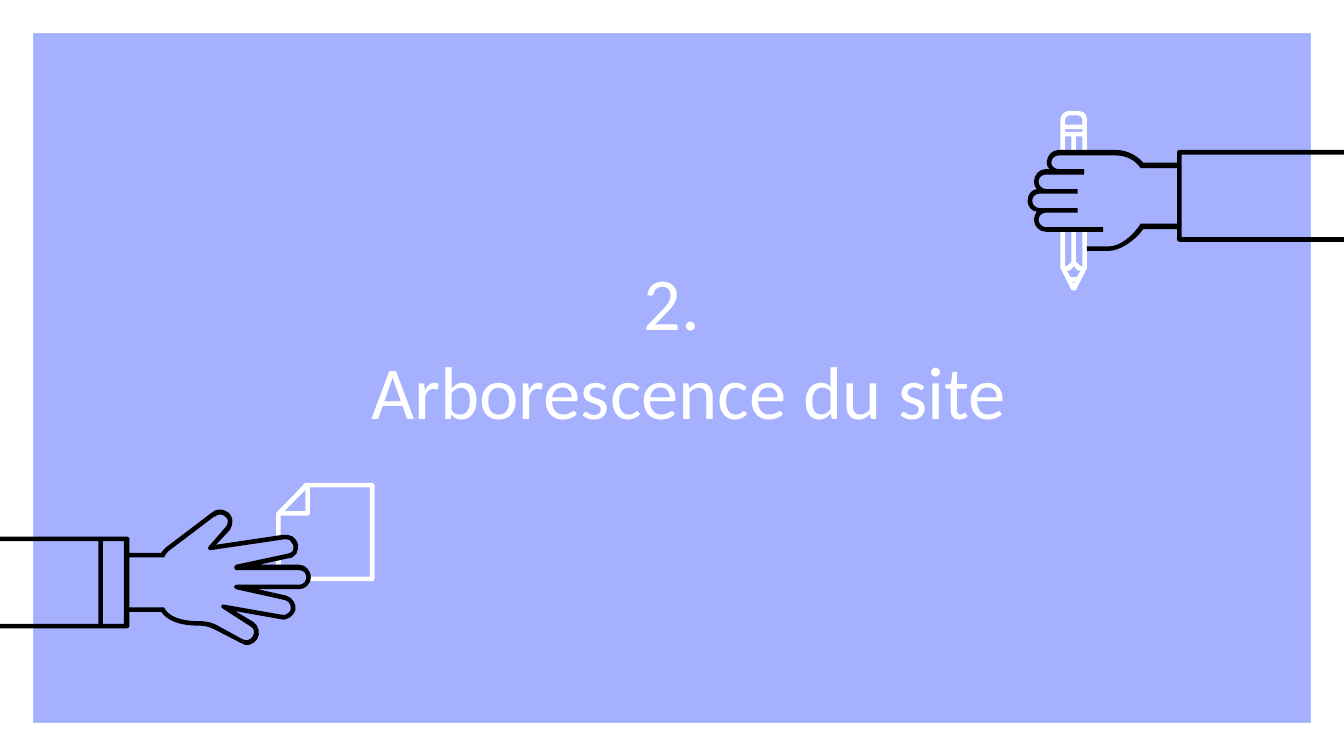
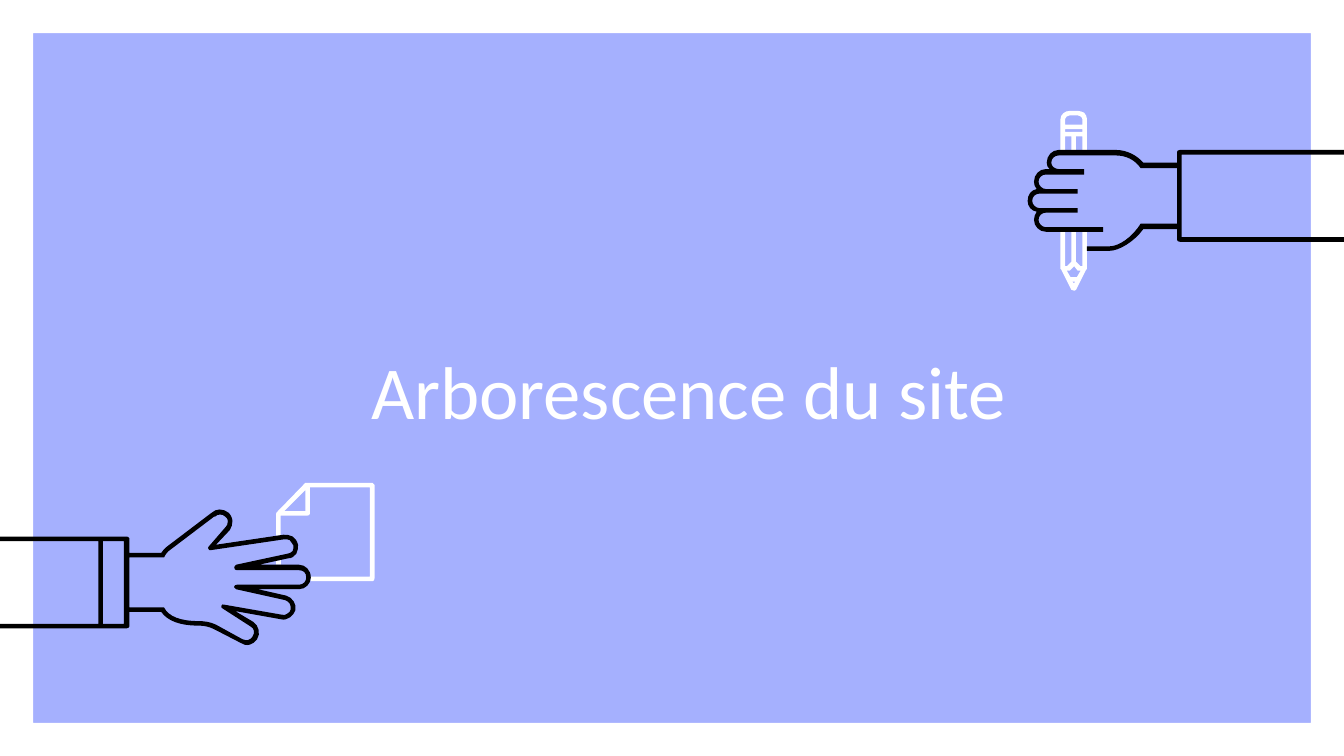
Before and after one commit to WCraW/OpenClassRoomP3, a slide deck: slide 6 of Slide Projet 3.pptx. Drawn at 1344x756 pixels with LibreOffice and Linux fonts; fonts in the diff are those of the drawing. Boxes give left, top, right and bottom in pixels: in the first picture for what was removed or moved away, otherwise in the second. Text is boxed around its words. In the diff, an @@ line names an element or a change of style, - is before the commit and + after.

```diff
--- a/Slide Projet 3.pptx
+++ b/Slide Projet 3.pptx
@@ title at (x1=644, y1=282, x2=701, y2=331): paragraph removed @@
-2.
```
Also in this commit, not shown: 4 other slides changed, 6 slides added, 4 slides removed, 1 other file.
